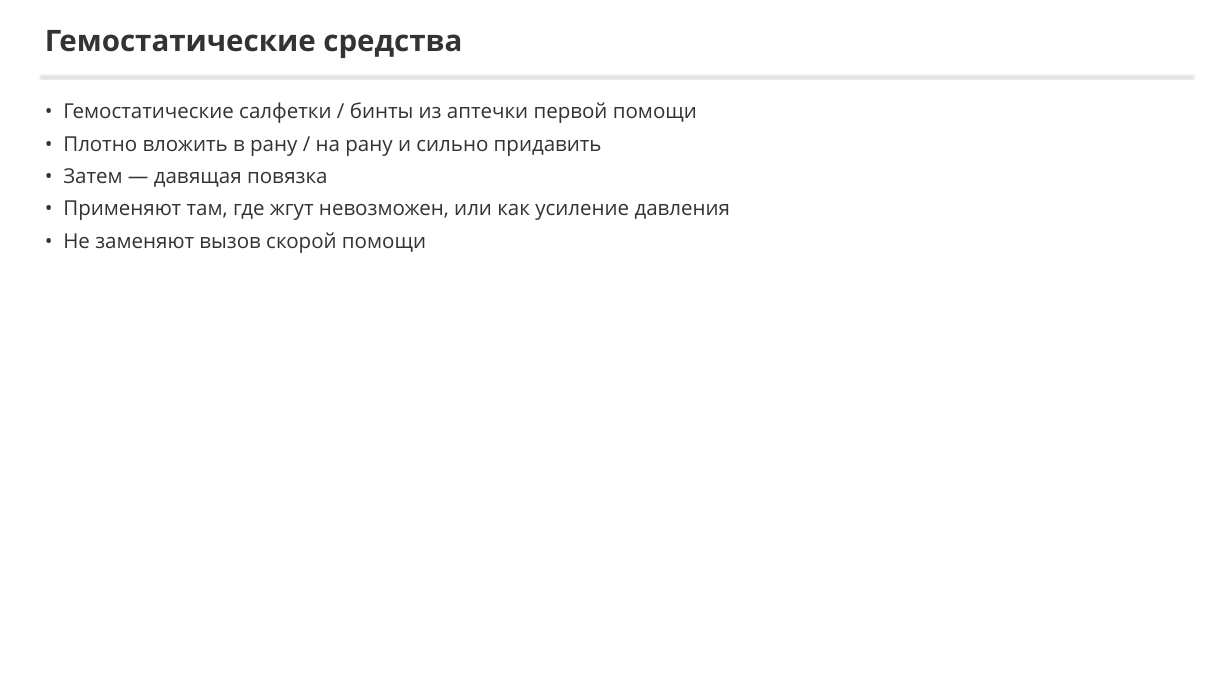
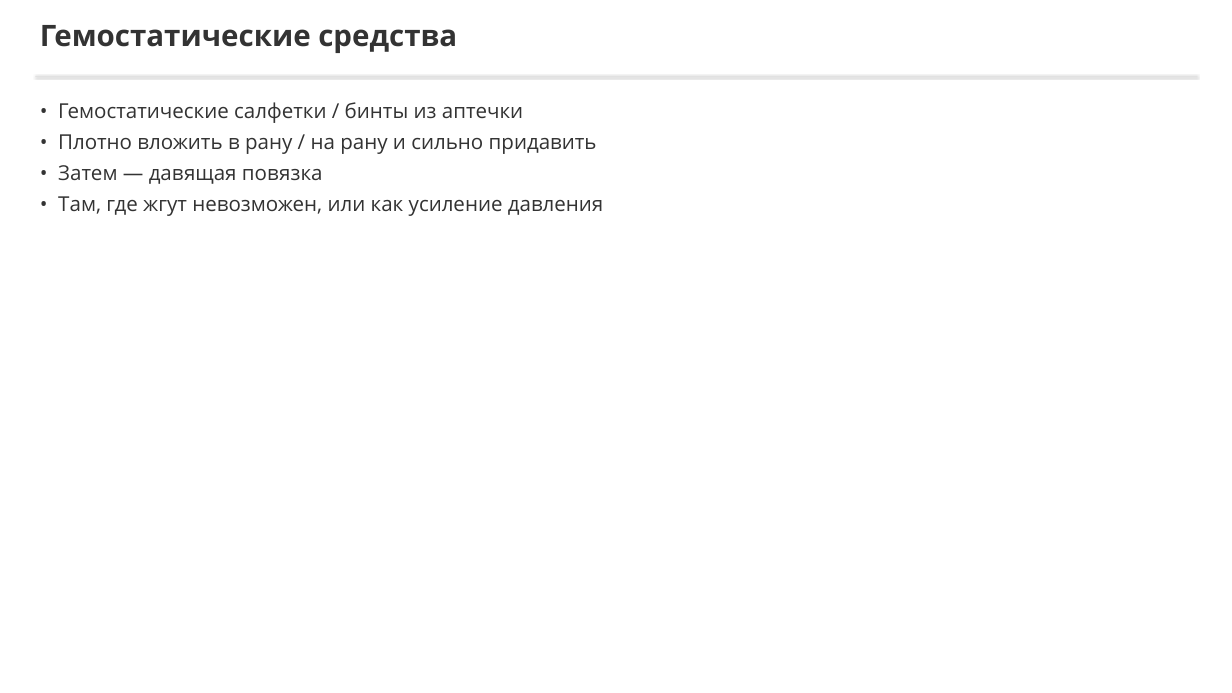
Before and after one commit to lysakalenushka-hash/-, a slide deck: slide 16 of tema2_bleeding/Способы_временной_остановки_кровотечения.pptx. Drawn at 1232x693 pixels with LibreOffice and Linux fonts; fonts in the diff are those of the drawing. Boxes give left, top, right and bottom in pixels: in the first picture for what was removed or moved away, otherwise in the second. Text is boxed around its words. In the diff, an @@ line names an element or a change of style, - is before the commit and + after.

```diff
--- a/tema2_bleeding/Способы_временной_остановки_кровотечения.pptx
+++ b/tema2_bleeding/Способы_временной_остановки_кровотечения.pptx
@@ text "Гемостатические средства": place and size @@
-text "Гемостатические средства" at (45,30,462,58)
+text "Гемостатические средства" at (40,25,457,53)
@@ rectangle: place and size @@
-rectangle at (40,76,1192,77)
+rectangle at (36,76,1197,77)
@@ text at (58,102,523,123): text changed @@
-• Гемостатические салфетки / бинты из аптечки первой помощи
+• Гемостатические салфетки / бинты из аптечки
@@ text at (58,134,597,184): less space between paragraphs @@
@@ text at (58,196,603,216): text changed @@
-• Применяют там, где жгут невозможен, или как усиление давления
-• Не заменяют вызов скорой помощи
+• Там, где жгут невозможен, или как усиление давления
```
Also in this commit, not shown: 6 other slides changed, 11 slides added, 11 slides removed, 7 other files.
